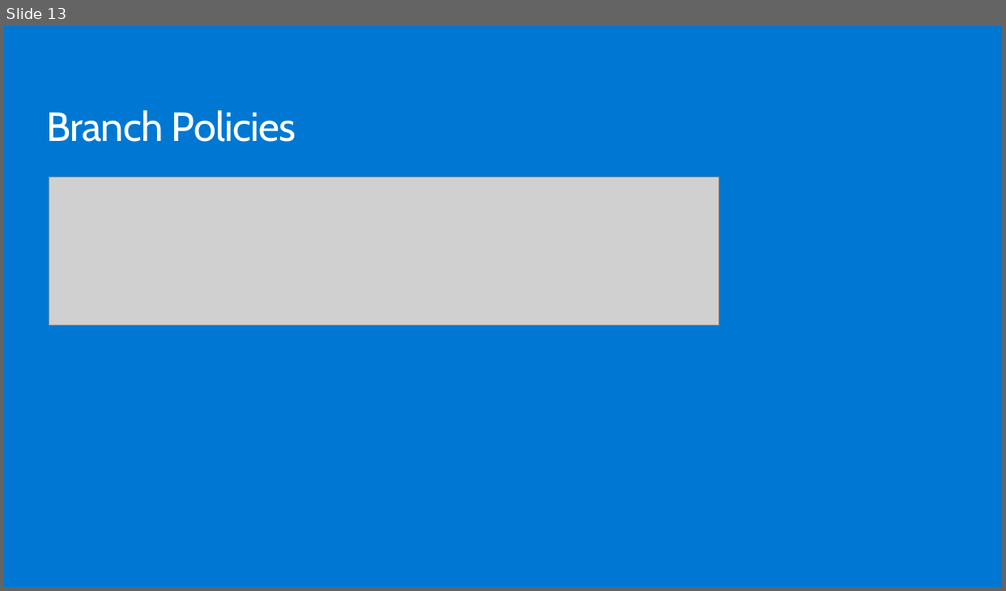
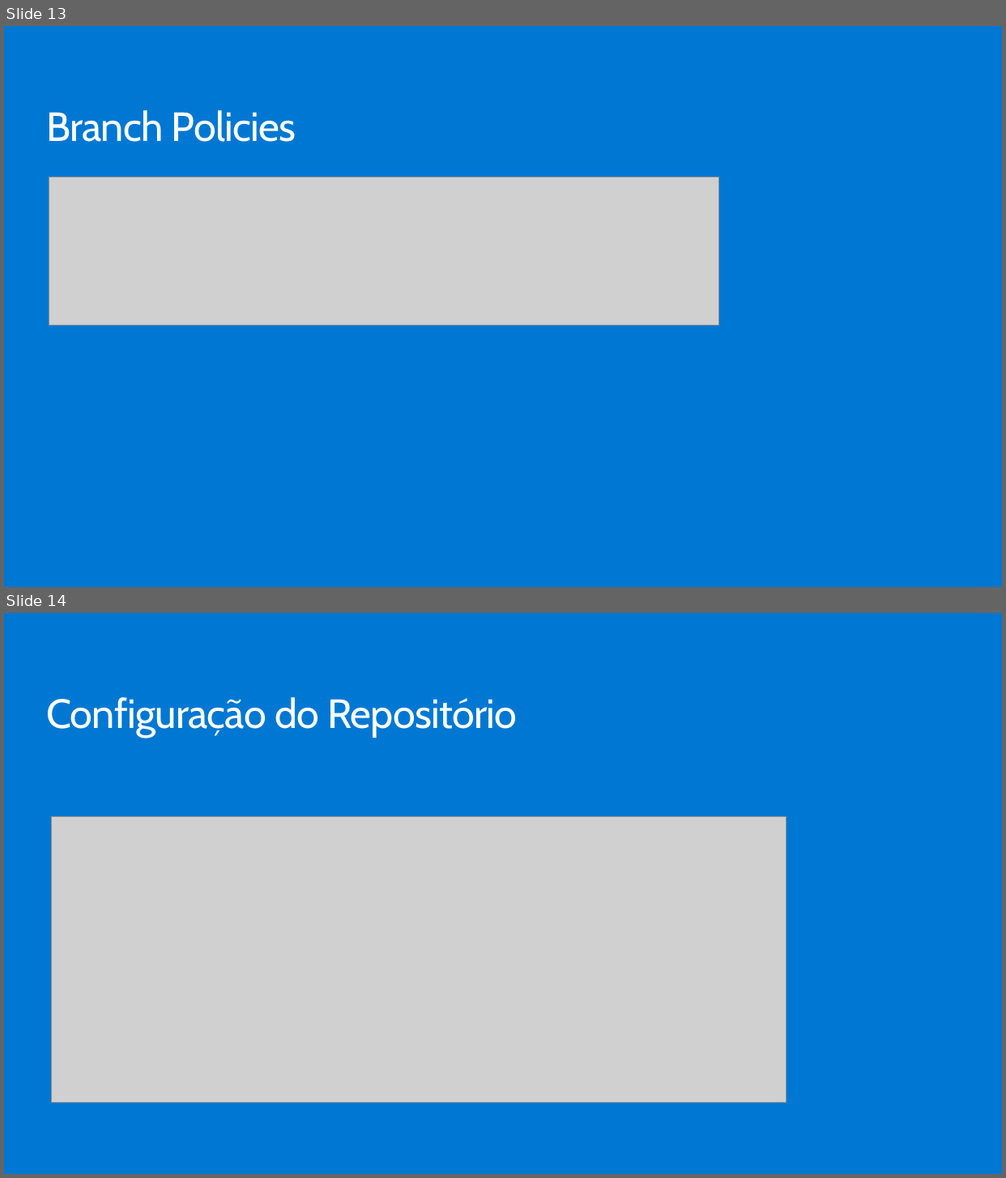
Before and after one commit to jpitapeva/azureopenai, a slide deck: AzureOpenAI.pptx. Shown one above the other, each under a label of ours: slide 13 before the commit, slides 13 and 14 after it. The pictures are 1006x591 and 1006x1178 pixels, drawn with LibreOffice and Linux fonts; fonts in the diff are those of the drawing; grey boxes stand for pictures; background and template pictures are left out. Boxes give left, top, right and bottom in pixels: in the first picture for what was removed or moved away, otherwise in the second. Text is boxed around its words. In the diff, an @@ line names an element or a change of style, - is before the commit and + after.

Commit message:
edita slide

```diff
--- a/AzureOpenAI.pptx
+++ b/AzureOpenAI.pptx
@@ slide 14 added at [4, 613, 1002, 1174], background #0078D3 @@
@@ text added at [46, 697, 518, 737], 40 pt, text #FFFFFF @@
+Configuração do Repositório
@@ picture added at [52, 817, 786, 1103] @@
```
